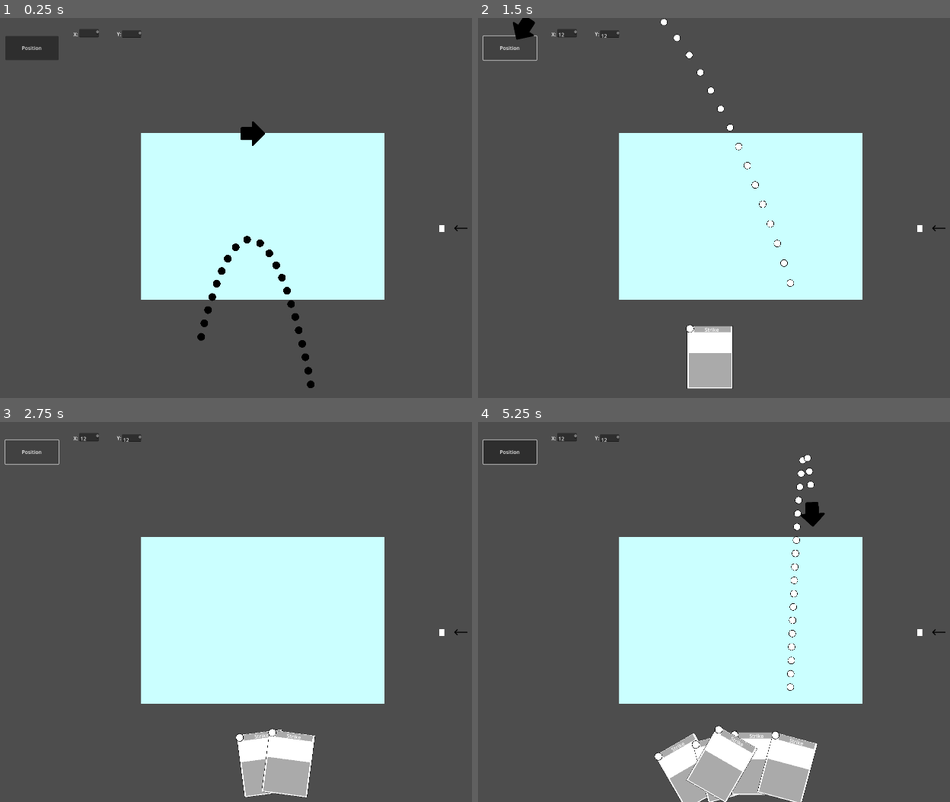
Above: before the commit, frames 1-4 (two rows, left to right).
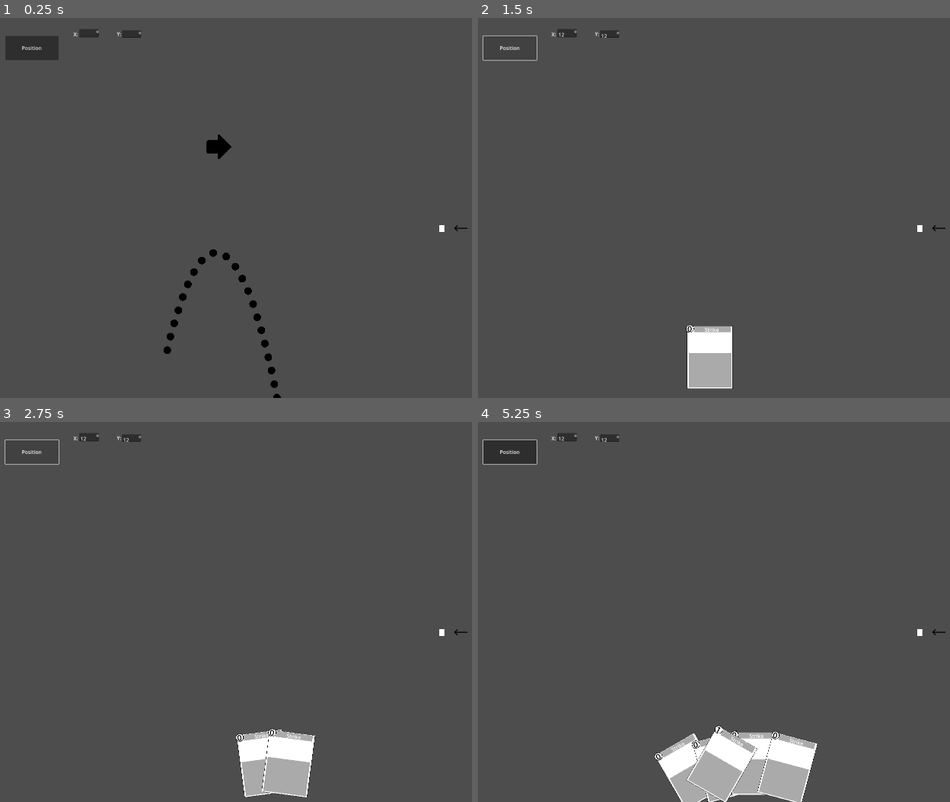
Above: after the commit, the same moments.

Repository: pederszt/ascend-the-edifice
Game: Godot game, scene res://main.tscn
Same seed, same stepped clock (60 frames per second), same inputs: the game is played once before the commit and once after it.
Inputs (mouse positions are in pixels of both pictures, inside the frame that each line leads up to):
- Up to frame 1 (0.25 s): no input
- Up to frame 2 (1.5 s): click (567, 33) at 0.52 s; type "12" at 0.6 s; click (610, 33) at 0.75 s; type "12" at 0.83 s; click "Position" at 1.25 s
- Up to frame 3 (2.75 s): click "Position" at 2 s
- Up to frame 4 (5.25 s): click "Position" at 2.75 s; tap Enter at 3.5 s; move the mouse to (883, 593) at 3.52 s; click (883, 593) at 3.67 s; move the mouse to (629, 631) at 4.27 s; click (629, 631) at 4.42 s; tap Space at 5 s; move the mouse to (813, 528) at 5.02 s; click (813, 528) at 5.17 s

The runs differ from the first frame. In frame 1, 23% of the frame differs, in the area x 29-82%, y 27-100%; in frame 2, 23%; in frame 3, 23%; in frame 4, 23%.

Commit message:
start of card targetting

Diff:
--- a/card.gd
+++ b/card.gd
@@ -1,6 +1,9 @@
 extends Area2D
 
+signal card_dropped
+
 #positioning
+var override_pos = null
 var t_pos : Vector2 = Vector2(0,0)
 var t_rot : float = 0.0
 var t_z_idx : int = 10
@@ -12,13 +15,19 @@
 var targeted : bool = false
 var card_name : String = "Strike"
 var card_type : String = "Attack"
+var mana_cost : int = 0
 
 @export var speed = 12500
 
 # Called when the node enters the scene tree for the first time.
 func _ready() -> void:
 	z_index = 10
-	pass # Replace with function body.
+	$ManaCostLabel.text = str(mana_cost)
+
+	add_user_signal("card_dropped", [
+		{ "name": "card", "type": TYPE_OBJECT }
+	])
+
 
 
 # Called every frame. 'delta' is the elapsed time since the previous frame.
@@ -43,6 +52,10 @@
 func set_text(text: String) -> void:
 	$Label.text = text
 
+func set_mana_cost(cost: int) -> void:
+	mana_cost = cost
+	$ManaCostLabel.text = str(mana_cost)
+
 func set_target(target: Vector2) -> void:
 	t_pos = target
 
@@ -51,21 +64,22 @@
 
 func get_current_target() -> Vector2:
 	var target = t_pos
-	if m_pos:
+
+	if override_pos:
+		target = override_pos
+	elif m_pos:
 		target = m_pos
-
-	if focus or m_pos:
-		rotation = 0
 
 	if focus and !m_pos:
 		z_index = 100
 		target.y -= 40
 	else:
 		z_index = t_z_idx
+
+	if focus or m_pos or override_pos:
+		rotation = 0
+	else:
 		rotation = t_rot
-
-	if m_pos:
-		rotation = 0
 
 	return target
 
@@ -73,8 +87,8 @@
 	self.targeted = targeted
 
 func set_card_name(cn:String) -> void:
-	self.card_name = card_name
-	$CardNameLabel.text = self.card_name
+	card_name = cn
+	$CardNameLabel.text = card_name
 
 func _on_card_rect_gui_input(event: InputEventMouse) -> void:
 	if 'button_index' in event and event.button_index == 1:
@@ -83,15 +97,20 @@
 		else:
 			follow_mouse = false
 			m_pos = null
+			focus = false
+			override_pos = false
+			card_dropped.emit(self)
 
 	if follow_mouse:
 		var parent_pos = get_parent().position
 		var relative_pos = get_global_mouse_position() - parent_pos
 		m_pos = relative_pos
 
-
-func _on_card_rect_mouse_entered() -> void:
+func _on_mouse_entered() -> void:
+	#print("AREA2D entered, L:", get_local_mouse_position(), ", G:", get_global_mouse_position())
 	focus = true
 
-func _on_card_rect_mouse_exited() -> void:
+
+func _on_mouse_exited() -> void:
+	#print("AREA2D exited, L:", get_local_mouse_position(), ", G:", get_global_mouse_position())
 	focus = false
--- a/card.tscn
+++ b/card.tscn
@@ -13,6 +13,7 @@
 offset_right = -34.0
 offset_bottom = -17.0
 scale = Vector2(3.62581, 4.97384)
+mouse_filter = 2
 color = Color(0.0936694, 0.0936694, 0.0936694, 1)
 metadata/_edit_use_anchors_ = true
 metadata/_edit_group_ = true
@@ -22,6 +23,7 @@
 offset_top = -56.0
 offset_right = 70.0
 offset_bottom = 141.0
+mouse_filter = 1
 metadata/_edit_use_anchors_ = true
 metadata/_edit_group_ = true
 
@@ -39,23 +41,24 @@
 metadata/_edit_use_anchors_ = true
 metadata/_edit_group_ = true
 
-[node name="CollisionPolygon2D" type="CollisionPolygon2D" parent="."]
-polygon = PackedVector2Array(-73.1828, -56.7651, -73.5466, 141.237, 70.4559, 141.774, 70.8165, -57.2278)
-metadata/_edit_lock_ = true
-
-[node name="ManaCostLabel" type="Label" parent="."]
-offset_left = -78.0
-offset_top = -61.0
-offset_right = -45.0
-offset_bottom = -26.0
-
-[node name="TextureRect" type="TextureRect" parent="."]
+[node name="ManaCostBckgd" type="TextureRect" parent="."]
 offset_left = -78.0
 offset_top = -61.0
 offset_right = 306.0
 offset_bottom = 323.0
 scale = Vector2(0.0694231, 0.0694231)
 texture = ExtResource("2_rjlel")
+metadata/_edit_use_anchors_ = true
+
+[node name="ManaCostLabel" type="Label" parent="."]
+offset_left = -73.0
+offset_top = -66.0
+offset_right = -40.0
+offset_bottom = -30.0
+theme_override_colors/font_color = Color(0, 0, 0, 1)
+theme_override_font_sizes/font_size = 26
+text = "1"
+metadata/_edit_use_anchors_ = true
 
 [node name="CardNameBckgd" type="ColorRect" parent="."]
 offset_left = -52.0
@@ -63,15 +66,19 @@
 offset_right = -12.0
 offset_bottom = -15.0
 scale = Vector2(2.89471, 0.468163)
+mouse_filter = 2
 color = Color(0.666667, 0.666667, 0.666667, 1)
+metadata/_edit_use_anchors_ = true
 
 [node name="CardNameLabel" type="RichTextLabel" parent="."]
 offset_left = -39.0
 offset_top = -56.0
 offset_right = 49.0
 offset_bottom = -32.0
+mouse_filter = 2
 text = "CardName"
 horizontal_alignment = 1
+metadata/_edit_use_anchors_ = true
 
 [node name="CardTextBckgd" type="ColorRect" parent="."]
 offset_left = -69.0
@@ -79,14 +86,22 @@
 offset_right = -29.0
 offset_bottom = 70.0
 scale = Vector2(3.37137, 2.69629)
+mouse_filter = 2
 color = Color(0.666667, 0.666667, 0.666667, 1)
+metadata/_edit_use_anchors_ = true
 
 [node name="CardTextLabel" type="RichTextLabel" parent="."]
 offset_left = -70.0
 offset_top = -45.0
 offset_right = -30.0
 offset_bottom = -22.0
+mouse_filter = 2
+metadata/_edit_use_anchors_ = true
 
+[node name="CollisionPolygon2D" type="CollisionPolygon2D" parent="."]
+polygon = PackedVector2Array(-73.1828, -56.7651, -73.5466, 141.237, 70.4559, 141.774, 70.8165, -57.2278)
+metadata/_edit_lock_ = true
+
+[connection signal="mouse_entered" from="." to="." method="_on_mouse_entered"]
+[connection signal="mouse_exited" from="." to="." method="_on_mouse_exited"]
 [connection signal="gui_input" from="CardRect" to="." method="_on_card_rect_gui_input"]
-[connection signal="mouse_entered" from="CardRect" to="." method="_on_card_rect_mouse_entered"]
-[connection signal="mouse_exited" from="CardRect" to="." method="_on_card_rect_mouse_exited"]
--- a/main.gd
+++ b/main.gd
@@ -4,8 +4,10 @@
 
 @export var card : PackedScene = null
 
+
 # Called when the node enters the scene tree for the first time.
 func _ready() -> void:
+
 	pass
 
 
@@ -19,9 +21,13 @@
 	var rand = randi()
 
 	c.set_targeted(rand % 2 == 0)
-	c.set_card_name( "Strike" if rand % 2 == 0 else "Defend")
+	c.set_card_name( "Strike" if rand % 2 == 1 else "Defend")
+	c.set_mana_cost( rand % 3 )
+
+	c.card_dropped.connect(_on_card_drop)
+
 	$Hand.add_card(c)
-	$TargetArrow.set_active(!$TargetArrow.active)
+	$TargetArrow.set_active(false)
 
 func _on_add_x_text_changed() -> void:
 	$Hand.set_nudge_px(float($AddX.text))
@@ -32,11 +38,18 @@
 	$Hand.set_rotate(float($AddY.text))
 	$Hand.set_positions()
 
+func _on_area_2d_area_entered(card: Area2D) -> void:
+	if card.targeted:
+		#move card to central position and engage targeting arrow
+		card.override_pos = Vector2(450,-50)
+		$TargetArrow.set_active(true)
+	else:
+		$TargetArrow.set_active(false)
+		print("playing card")
 
-func _on_area_2d_area_entered(area: Area2D) -> void:
-	print("_on_area_2d_area_entere: ", area.card_name, " ", area.targeted)
-
-
+func _on_card_drop(card: Area2D) -> void:
+	print("card_dropped")
+	$TargetArrow.set_active(false)
 
 func _on_play_area_exited(area: Area2D) -> void:
 	print("_on_area_2d_area_exited: ", area.card_name, " ", area.targeted)
--- a/main.tscn
+++ b/main.tscn
@@ -28,9 +28,6 @@
 
 [node name="Hand" parent="." instance=ExtResource("4_1bvp3")]
 position = Vector2(520, 1013)
-
-[node name="TargetArrow" parent="." instance=ExtResource("5_lquwl")]
-position = Vector2(890, 645)
 
 [node name="AddX" type="TextEdit" parent="."]
 offset_left = 346.0
@@ -66,6 +63,7 @@
 polygon = PackedVector2Array(-1, 3, 720, 2, 718, -512, 1, -517)
 
 [node name="ColorRect" type="ColorRect" parent="PlayArea"]
+visible = false
 z_index = -430
 offset_left = 542.0
 offset_top = 363.0
@@ -73,6 +71,9 @@
 offset_bottom = 890.0
 color = Color(0.796078, 1, 1, 1)
 
+[node name="TargetArrow" parent="." instance=ExtResource("5_lquwl")]
+position = Vector2(783, 687)
+
 [connection signal="pressed" from="Button" to="." method="_on_button_pressed"]
 [connection signal="text_changed" from="AddX" to="." method="_on_add_x_text_changed"]
 [connection signal="text_changed" from="AddY" to="." method="_on_add_y_text_changed"]
--- /dev/null
+++ b/test_mouseover.gd
@@ -0,0 +1,19 @@
+extends Area2D
+
+
+# Called when the node enters the scene tree for the first time.
+func _ready() -> void:
+	pass # Replace with function body.
+
+
+# Called every frame. 'delta' is the elapsed time since the previous frame.
+func _process(delta: float) -> void:
+	pass
+
+
+func _on_mouse_entered() -> void:
+	print("entered, L:", get_local_mouse_position(), ", G:", get_global_mouse_position())
+
+
+func _on_mouse_exited() -> void:
+	print("exited, L:", get_local_mouse_position(), ", G:", get_global_mouse_position())
--- /dev/null
+++ b/test_mouseover.tscn
@@ -0,0 +1,23 @@
+[gd_scene load_steps=3 format=3 uid="uid://dko2b1q3y1o8j"]
+
+[ext_resource type="Script" uid="uid://dn1n2p0eryypb" path="res://test_mouseover.gd" id="1_3t6d4"]
+
+[sub_resource type="RectangleShape2D" id="RectangleShape2D_45kpm"]
+size = Vector2(492, 525)
+
+[node name="Node2D" type="Area2D"]
+script = ExtResource("1_3t6d4")
+
+[node name="ColorRect" type="ColorRect" parent="."]
+offset_right = 40.0
+offset_bottom = 40.0
+scale = Vector2(11.8555, 12.6273)
+mouse_filter = 1
+
+[node name="CollisionShape2D" type="CollisionShape2D" parent="."]
+position = Vector2(236, 252.5)
+scale = Vector2(0.962103, 0.95965)
+shape = SubResource("RectangleShape2D_45kpm")
+
+[connection signal="mouse_entered" from="." to="." method="_on_mouse_entered"]
+[connection signal="mouse_exited" from="." to="." method="_on_mouse_exited"]
Not shown, added: test_mouseover.gd.uid
